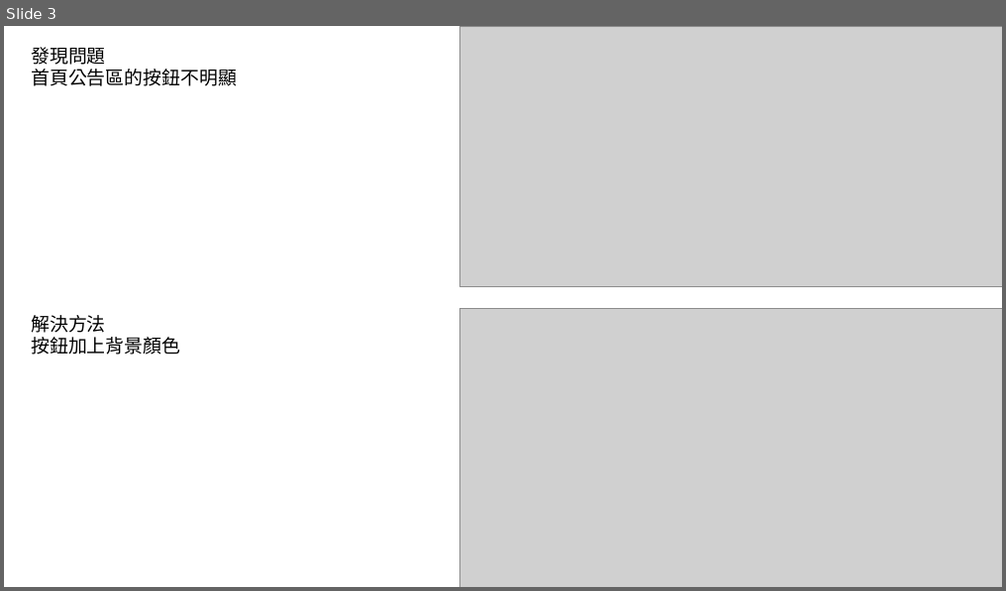
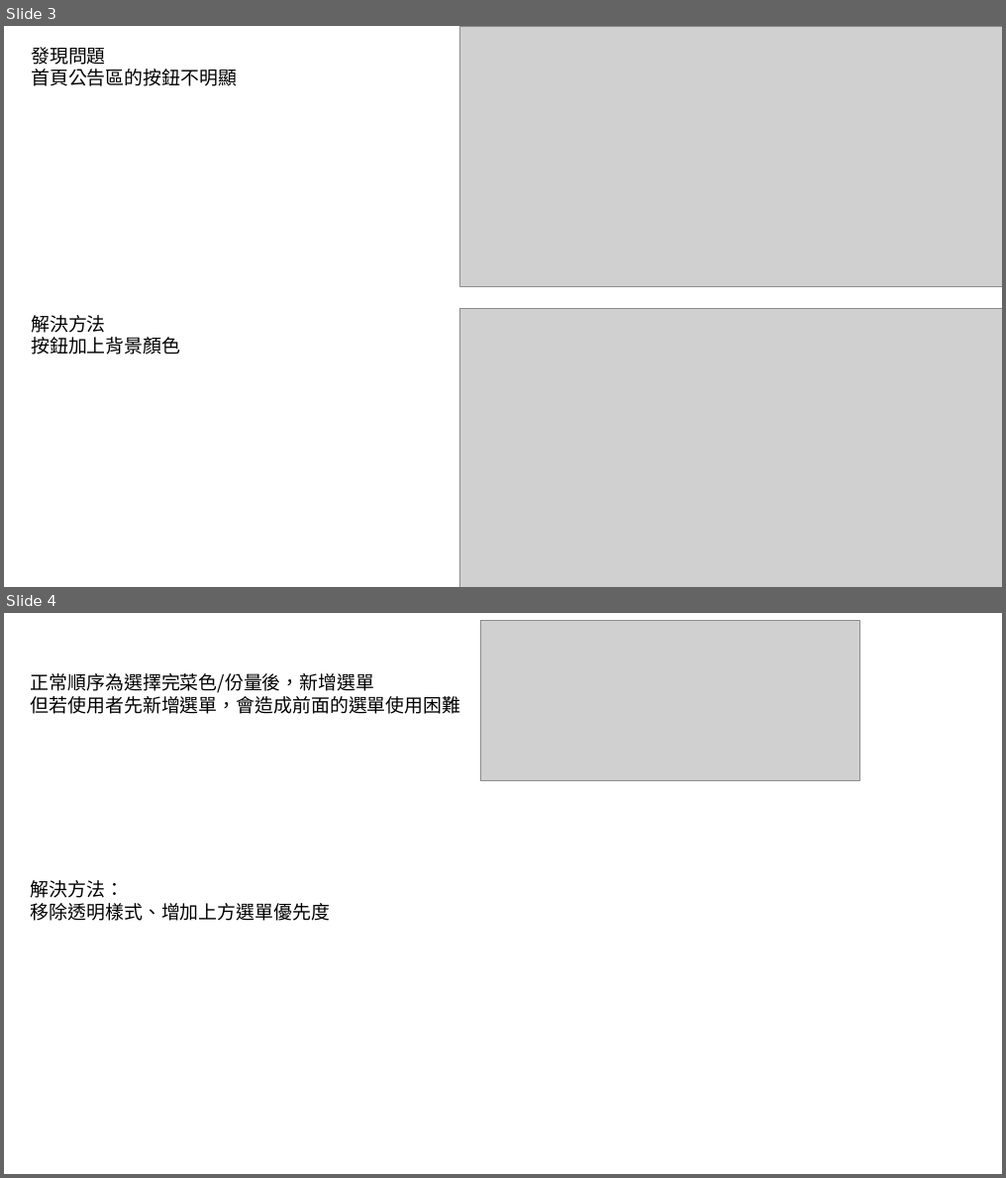
Before and after one commit to weichang0007/ntutVegetablesssssssssssssss, a slide deck: 十大易用性_賴威錩_戴碩廷_郭家佑.pptx. Shown one above the other, each under a label of ours: slide 3 before the commit, slides 3 and 4 after it. The pictures are 1006x591 and 1006x1178 pixels, drawn with LibreOffice and Linux fonts; fonts in the diff are those of the drawing; grey boxes stand for pictures. Boxes give left, top, right and bottom in pixels: in the first picture for what was removed or moved away, otherwise in the second. Text is boxed around its words. In the diff, an @@ line names an element or a change of style, - is before the commit and + after.

```diff
--- a/十大易用性_賴威錩_戴碩廷_郭家佑.pptx
+++ b/十大易用性_賴威錩_戴碩廷_郭家佑.pptx
@@ slide 4 added at (4, 613, 1002, 1174), background #FFFFFF @@
@@ picture added at (481, 621, 859, 781) @@
@@ text added at (31, 673, 461, 714), 18 pt, text #000000 @@
+正常順序為選擇完菜色/份量後，新增選單
+但若使用者先新增選單，會造成前面的選單使用困難
@@ text added at (31, 880, 330, 921), 18 pt, text #000000 @@
+解決方法：
+移除透明樣式、增加上方選單優先度
```
Also in this commit, not shown: 1 other slide added.
